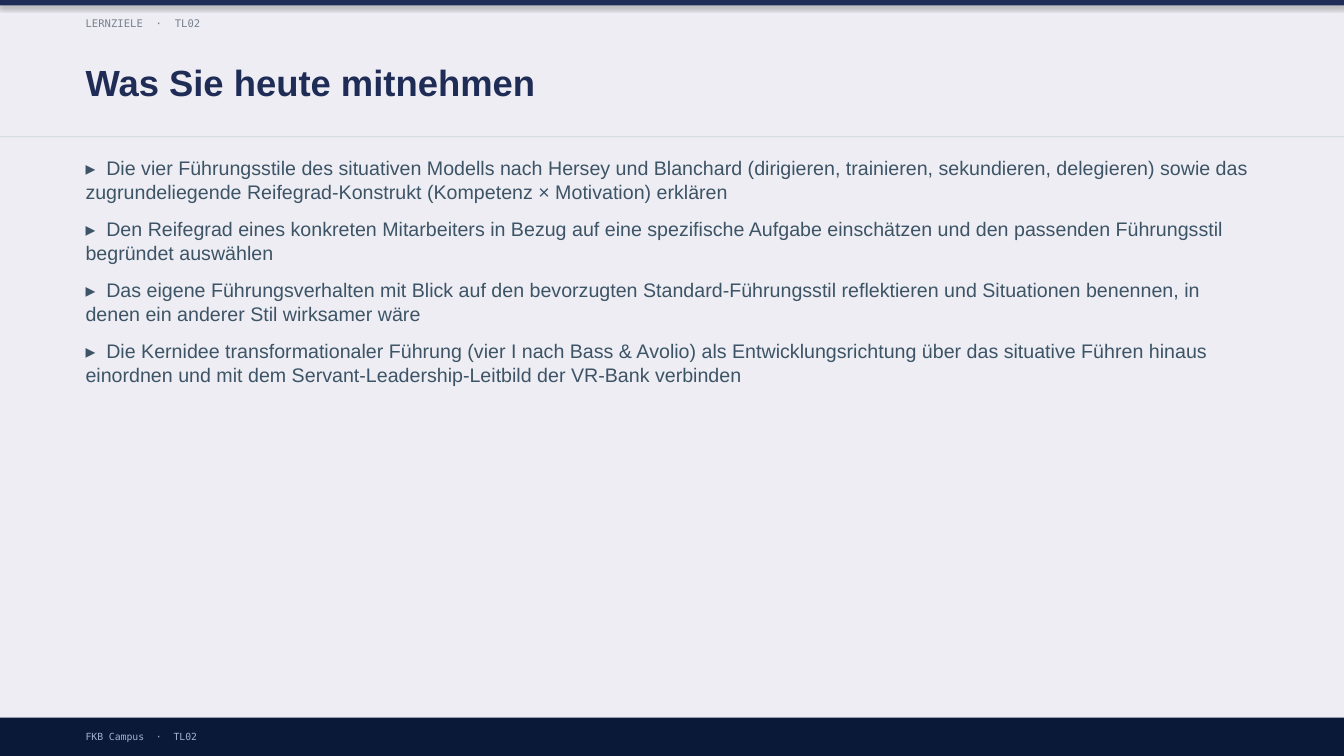
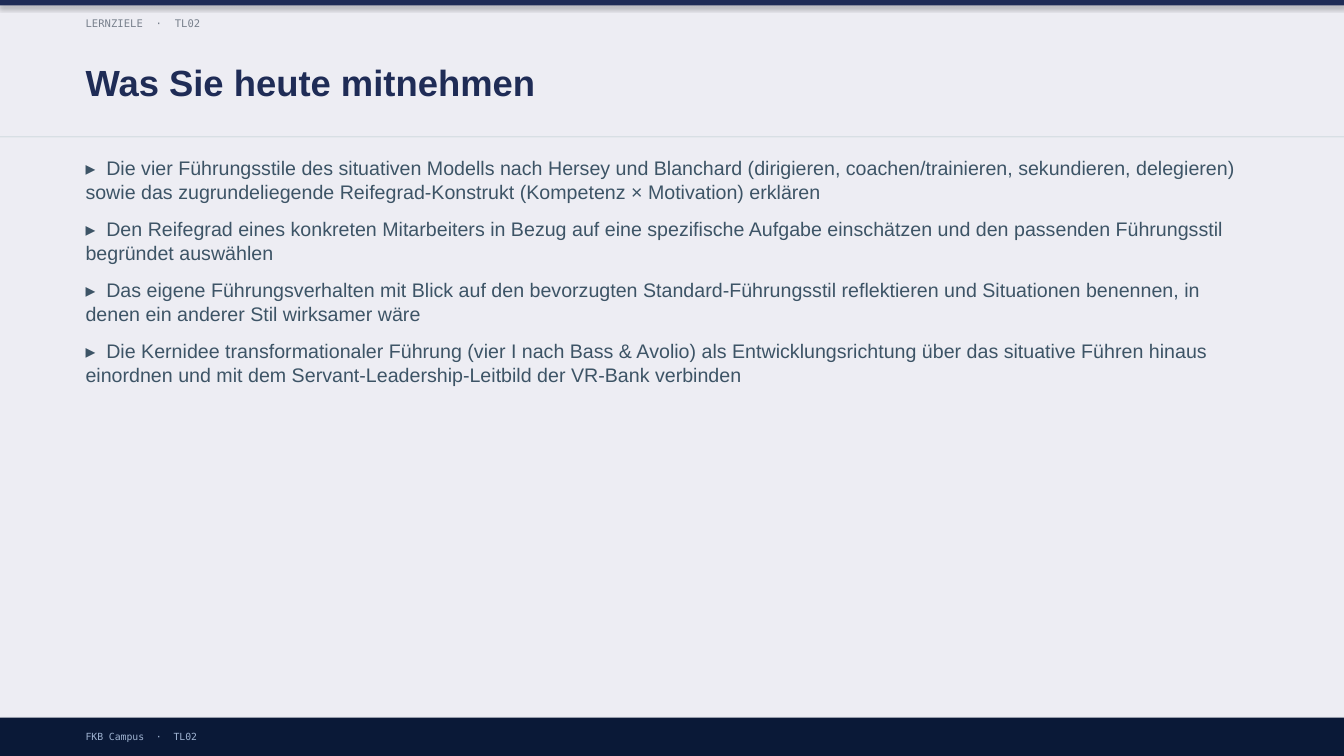
Before and after one commit to ck5rqc47pr-byte/firmenkundenakademie-online, a slide deck: slide 3 of protected-downloads/praesentation/TL02.pptx. Drawn at 1344x756 pixels with LibreOffice and Linux fonts; fonts in the diff are those of the drawing. Boxes give left, top, right and bottom in pixels: in the first picture for what was removed or moved away, otherwise in the second. Text is boxed around its words. In the diff, an @@ line names an element or a change of style, - is before the commit and + after.

```diff
--- a/protected-downloads/praesentation/TL02.pptx
+++ b/protected-downloads/praesentation/TL02.pptx
@@ text at (86, 161, 1234, 203): text changed @@
-▸ Die vier Führungsstile des situativen Modells nach Hersey und Blanchard (dirigieren, trainieren, sekundieren, delegieren) sowie das zugrundeliegende Reifegrad-Konstrukt (Kompetenz × Motivation) erklären
+▸ Die vier Führungsstile des situativen Modells nach Hersey und Blanchard (dirigieren, coachen/trainieren, sekundieren, delegieren) sowie das zugrundeliegende Reifegrad-Konstrukt (Kompetenz × Motivation) erklären
```
Also in this commit, not shown: 2 slides added, 5 other files.
